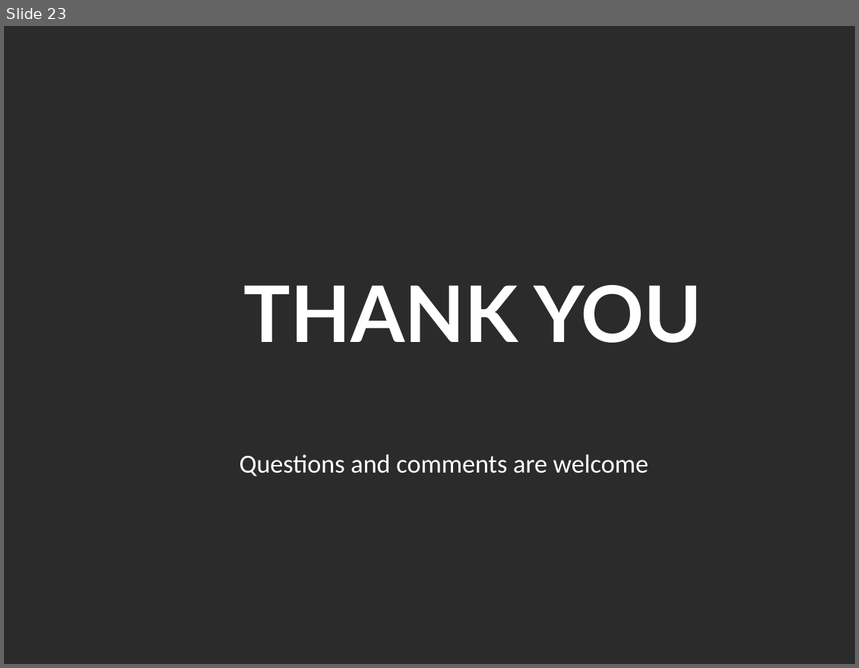
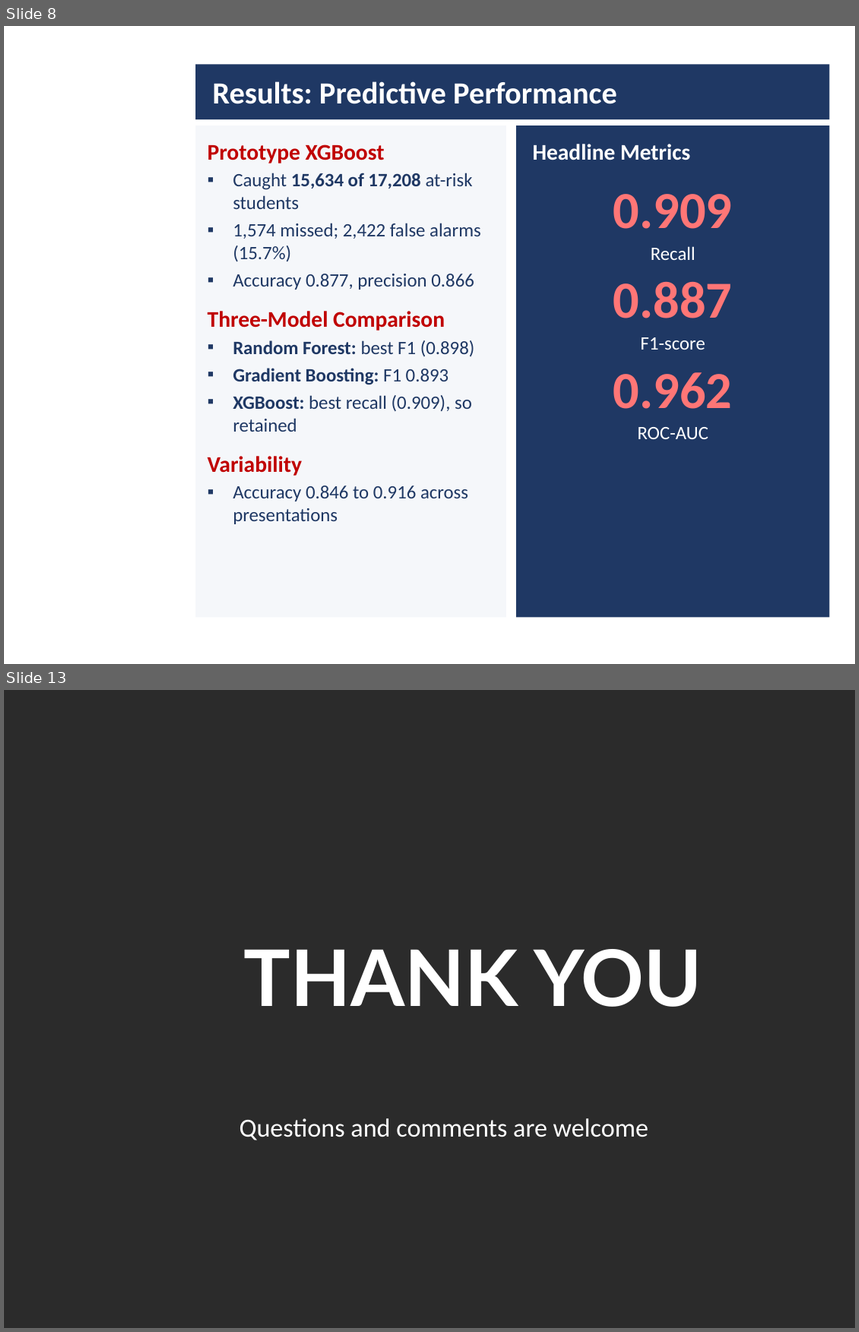
Before and after one commit to daniel-larry/python-run-result, a slide deck: Internal_Defense_Presentation.pptx. Shown one above the other, each under a label of ours: slide 23 before the commit, slides 8 and 13 after it; the slides between them are not shown. The pictures are 859x668 and 859x1332 pixels, drawn with LibreOffice and Linux fonts; fonts in the diff are those of the drawing; background and template pictures are left out; a plain dark background stands for a picture behind light text. Boxes give left, top, right and bottom in pixels: in the first picture for what was removed or moved away, otherwise in the second. Text is boxed around its words. In the diff, an @@ line names an element or a change of style, - is before the commit and + after.

```diff
--- a/Internal_Defense_Presentation.pptx
+++ b/Internal_Defense_Presentation.pptx
@@ slide 8 added at box(4, 26, 855, 664), background picture (left out) @@
@@ rectangle added at box(196, 64, 829, 119), fill #1F3864 @@
@@ title added at box(212, 81, 617, 104), 26 pt, text #FFFFFF, bold @@
+Results: Predictive Performance
@@ rectangle added at box(196, 126, 506, 617), fill #F5F7FA @@
@@ rectangle added at box(516, 126, 829, 617), fill #1F3864 @@
@@ text added at box(208, 145, 481, 525), 16 pt, text #1F3864 @@
+Prototype XGBoost
+▪ Caught 15,634 of 17,208 at-risk students
+▪ 1,574 missed; 2,422 false alarms (15.7%)
+▪ Accuracy 0.877, precision 0.866
+Three-Model Comparison
+▪ Random Forest: best F1 (0.898)
+▪ Gradient Boosting: F1 0.893
+▪ XGBoost: best recall (0.909), so retained
+Variability
+▪ Accuracy 0.846 to 0.916 across presentations
@@ text added at box(533, 144, 690, 161), 19 pt, text #FFFFFF, bold @@
+Headline Metrics
@@ text added at box(614, 194, 733, 439), 16 pt, text #FFFFFF @@
+0.909
+Recall
+0.887
+F1-score
+0.962
+ROC-AUC
@@ what was slide 23 is now slide 13 @@
```
Also in this commit, not shown: 4 slides changed, 7 other slides added, 18 slides removed.
